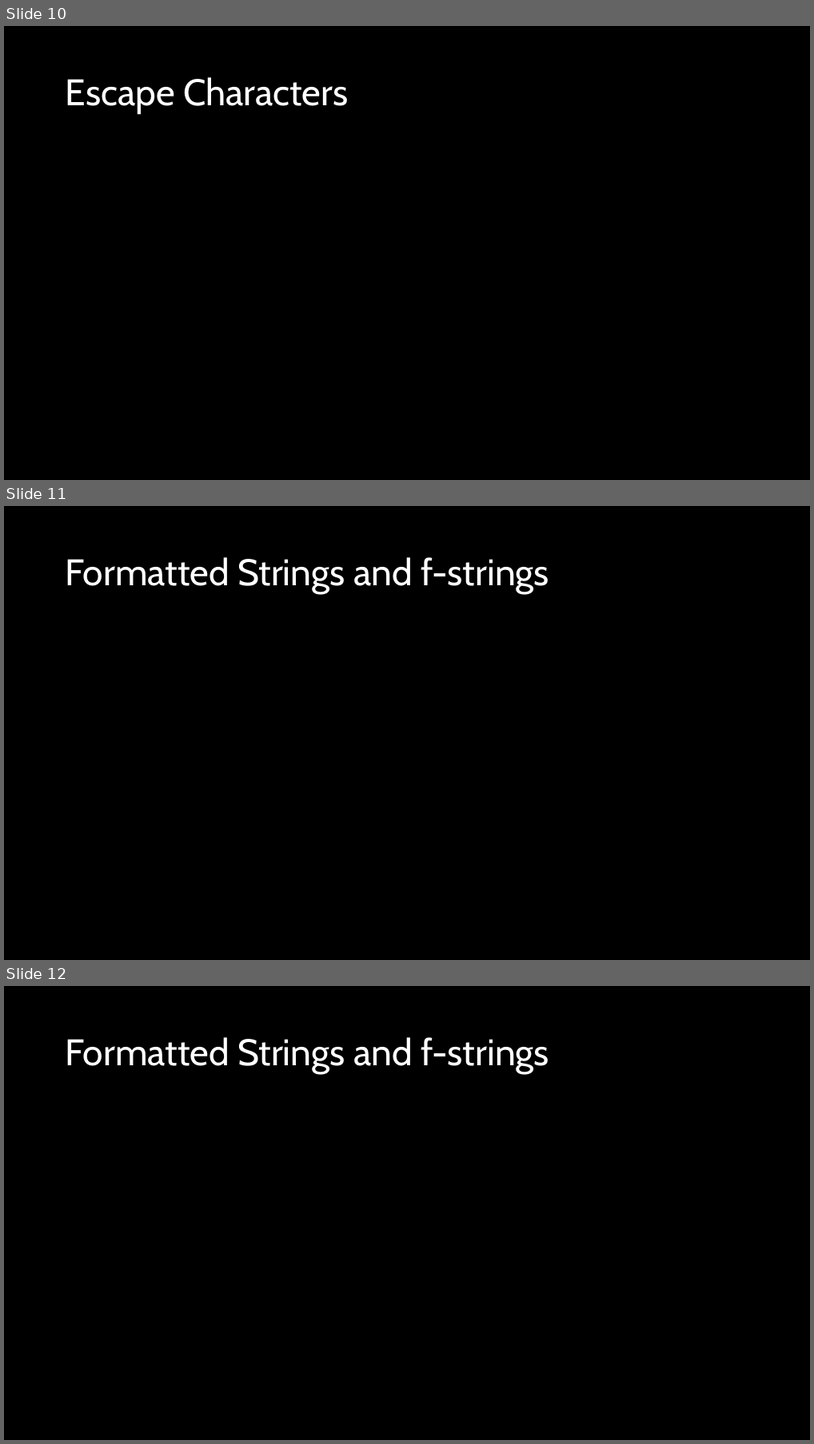
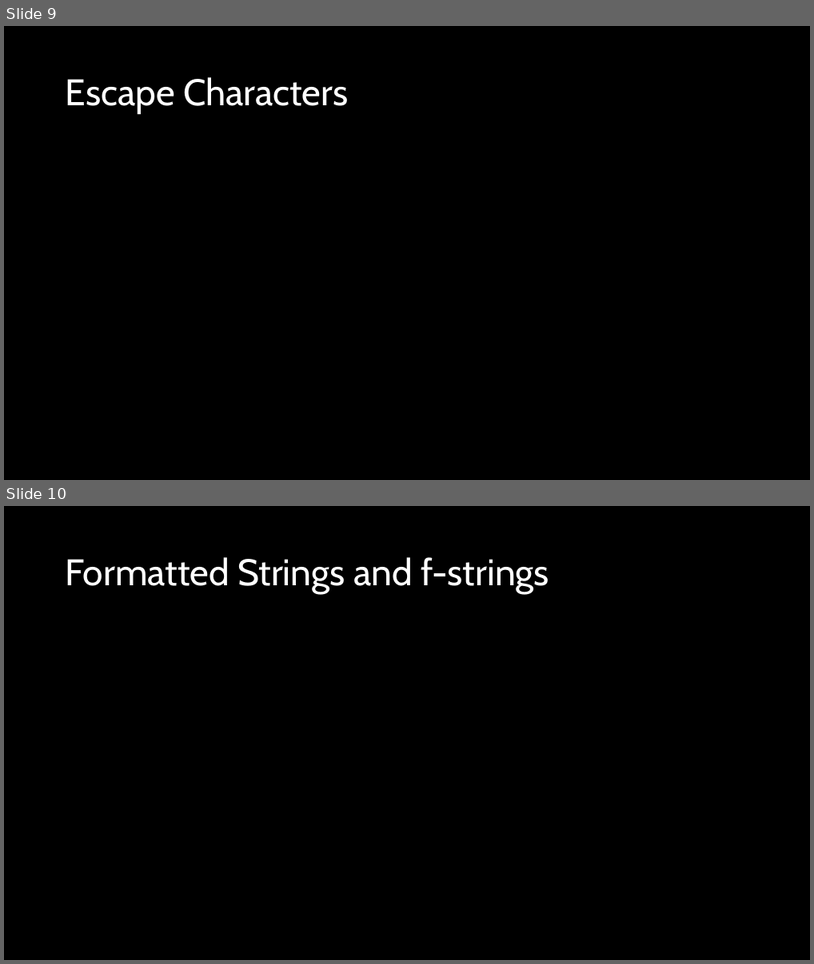
Before and after one commit to d-guh/computer-courses, a slide deck: intro-to-python/03/lesson-03.pptx. Shown one above the other, each under a label of ours: slides 10, 11 and 12 before the commit, slides 9 and 10 after it. The pictures are 814x1444 and 814x964 pixels, drawn with LibreOffice and Linux fonts; fonts in the diff are those of the drawing; background and template pictures are left out. Boxes give left, top, right and bottom in pixels: in the first picture for what was removed or moved away, otherwise in the second. Text is boxed around its words. In the diff, an @@ line names an element or a change of style, - is before the commit and + after.

```diff
--- a/intro-to-python/03/lesson-03.pptx
+++ b/intro-to-python/03/lesson-03.pptx
@@ slide 11 removed at (4,506,810,960), background #000000 @@
@@ title removed at (66,557,550,594) @@
-Formatted Strings and f-strings
@@ what was slide 10 is now slide 9 @@
@@ what was slide 12 is now slide 10 @@
```
Also in this commit, not shown: 4 slides changed, 1 other slide removed, 1 other file.
